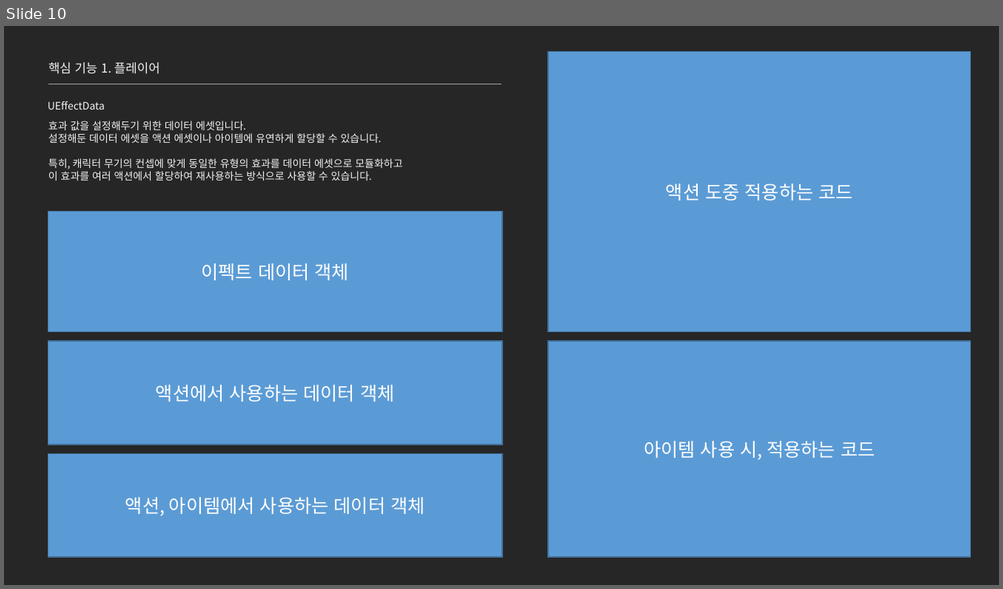
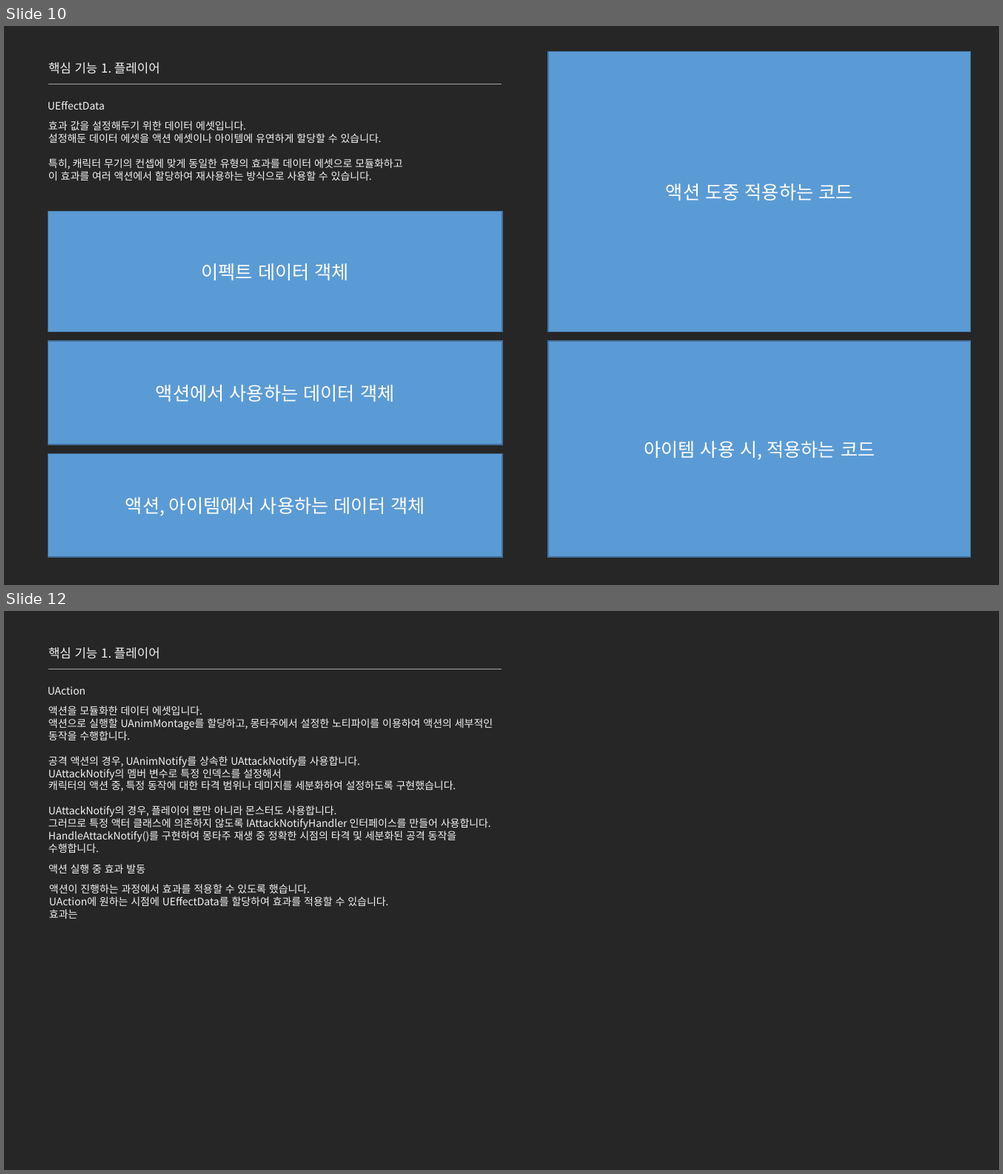
Before and after one commit to jhk0701/project-ARPGHunter, a slide deck: Docs/UnrealEngine_문서_김정환.pptx. Shown one above the other, each under a label of ours: slide 10 before the commit, slides 10 and 12 after it; the slides between them are not shown. The pictures are 1003x589 and 1003x1174 pixels, drawn with LibreOffice and Linux fonts; fonts in the diff are those of the drawing. Boxes give left, top, right and bottom in pixels: in the first picture for what was removed or moved away, otherwise in the second. Text is boxed around its words. In the diff, an @@ line names an element or a change of style, - is before the commit and + after.

```diff
--- a/Docs/UnrealEngine_문서_김정환.pptx
+++ b/Docs/UnrealEngine_문서_김정환.pptx
@@ slide 12 added at (4, 611, 999, 1170), background #262626 @@
@@ text added at (48, 647, 160, 659), 12 pt, text #F2F2F2 @@
+핵심 기능 1. 플레이어
@@ line added from (48, 669) to (502, 669), #A6A6A6 0.5 pt @@
@@ text added at (48, 686, 85, 695), 10 pt, text #F2F2F2 @@
+UAction
@@ text added at (48, 706, 492, 853), 10 pt, text #F2F2F2 @@
+액션을 모듈화한 데이터 에셋입니다.
+액션으로 실행할 UAnimMontage를 할당하고, 몽타주에서 설정한 노티파이를 이용하여 액션의 세부적인 동작을 수행합니다.
+공격 액션의 경우, UAnimNotify를 상속한 UAttackNotify를 사용합니다.
+UAttackNotify의 멤버 변수로 특정 인덱스를 설정해서
+캐릭터의 액션 중, 특정 동작에 대한 타격 범위나 데미지를 세분화하여 설정하도록 구현했습니다.
+UAttackNotify의 경우, 플레이어 뿐만 아니라 몬스터도 사용합니다.
+그러므로 특정 액터 클래스에 의존하지 않도록 IAttackNotifyHandler 인터페이스를 만들어 사용합니다.
+HandleAttackNotify()를 구현하여 몽타주 재생 중 정확한 시점의 타격 및 세분화된 공격 동작을 수행합니다.
@@ text added at (48, 864, 145, 874), 10 pt, text #F2F2F2 @@
+액션 실행 중 효과 발동
@@ text added at (49, 884, 388, 919), 10 pt, text #F2F2F2 @@
+액션이 진행하는 과정에서 효과를 적용할 수 있도록 했습니다.
+UAction에 원하는 시점에 UEffectData를 할당하여 효과를 적용할 수 있습니다.
+효과는
```
Also in this commit, not shown: 2 slides changed, 4 other files.
